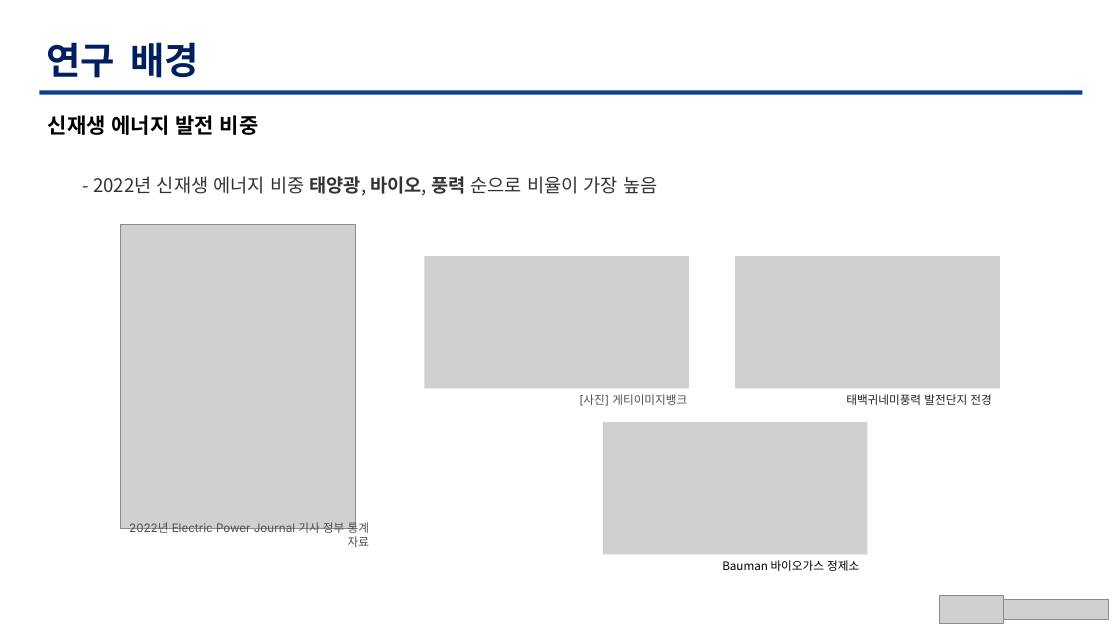
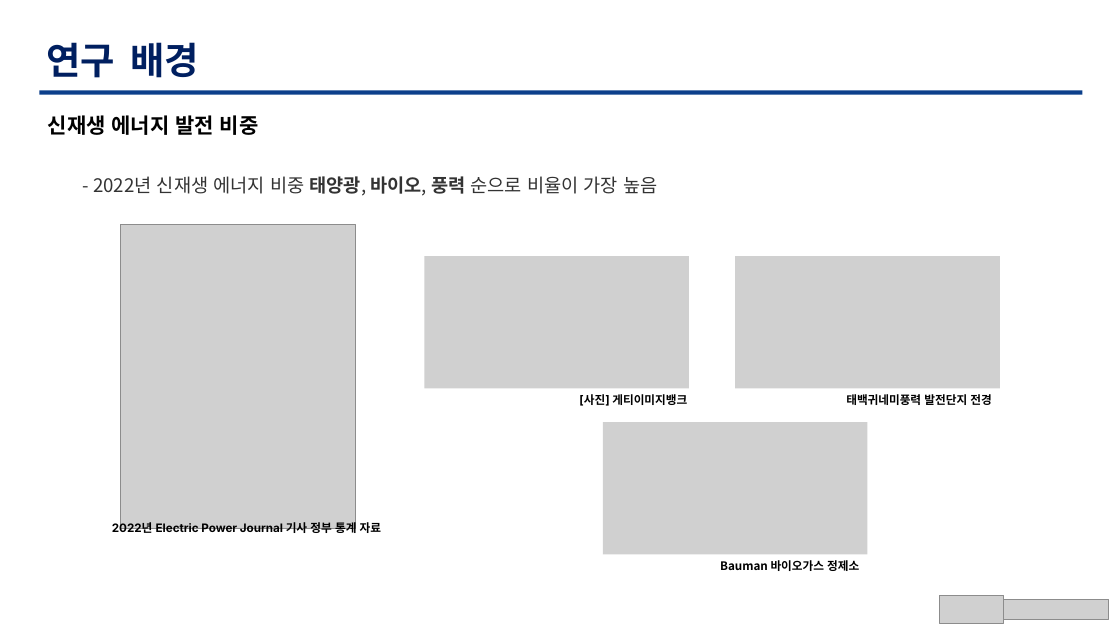
Before and after one commit to TaegyuHan/Solar_radiation_prediction_model, a slide deck: slide 5 of KICS_PT/[KICS] 동향 poster - 복사본.pptx. Drawn at 1120x630 pixels with LibreOffice and Linux fonts; fonts in the diff are those of the drawing; grey boxes stand for pictures. Boxes give left, top, right and bottom in pixels: in the first picture for what was removed or moved away, otherwise in the second. Text is boxed around its words. In the diff, an @@ line names an element or a change of style, - is before the commit and + after.

```diff
--- a/KICS_PT/[KICS] 동향 poster - 복사본.pptx
+++ b/KICS_PT/[KICS] 동향 poster - 복사본.pptx
@@ text "[사진] 게티이미지뱅크" at [579, 394, 687, 406]: text colour #495057 to #000000, bold on @@
@@ text "태백귀네미풍력 발전단지 전경" at [846, 394, 991, 405]: text colour #222222 to #000000, bold on @@
@@ text "2022년 Electric Power Journal 기사 ..." at [112, 520, 381, 536]: text colour #495057 to #000000, bold on @@
@@ text "Bauman 바이오가스 정제소" at [720, 560, 859, 571]: bold on @@
```
Also in this commit, not shown: 8 other slides changed, 2 other files.
